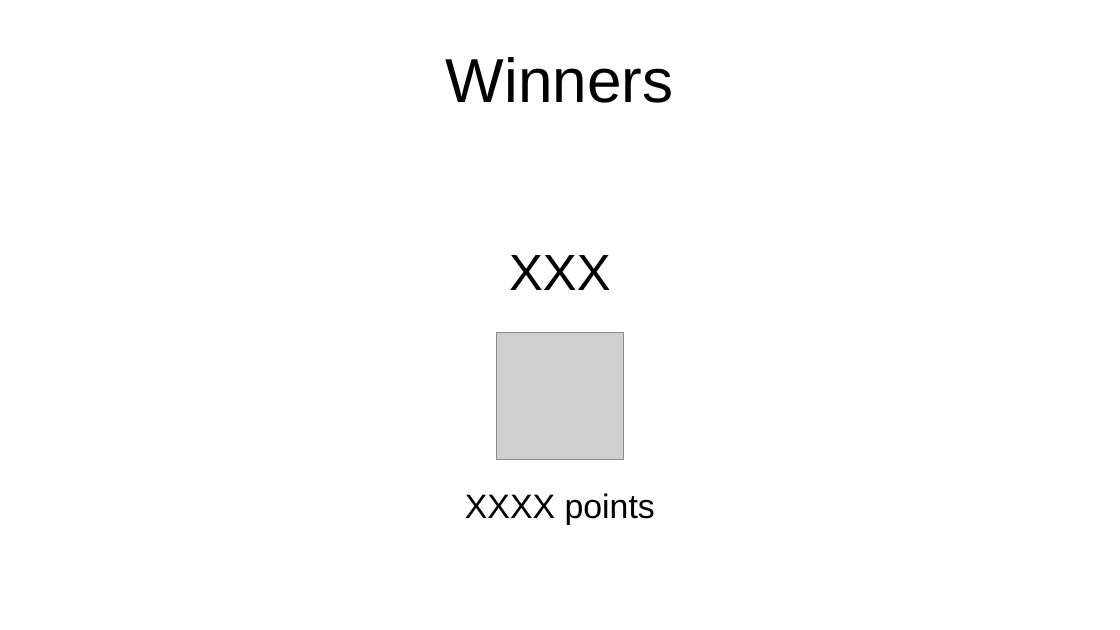
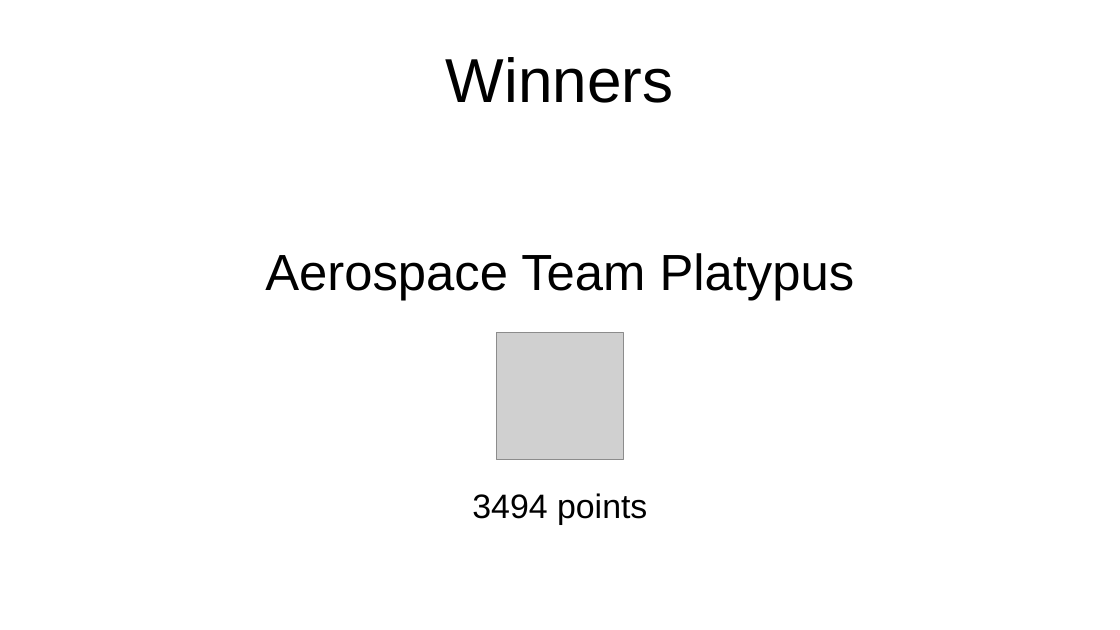
Before and after one commit to argilo/grcon23, a slide deck: slide 6 of presentation/results.odp. Drawn at 1120x630 pixels with LibreOffice and Linux fonts; fonts in the diff are those of the drawing; grey boxes stand for pictures. Boxes give left, top, right and bottom in pixels: in the first picture for what was removed or moved away, otherwise in the second. Text is boxed around its words. In the diff, an @@ line names an element or a change of style, - is before the commit and + after.

```diff
--- a/presentation/results.odp
+++ b/presentation/results.odp
@@ text at (x1=265, y1=253, x2=855, y2=301): text changed @@
-XXX
+Aerospace Team Platypus
@@ text at (x1=472, y1=493, x2=647, y2=525): text changed @@
-XXXX points
+3494 points
```
Also in this commit, not shown: 4 other slides changed.
